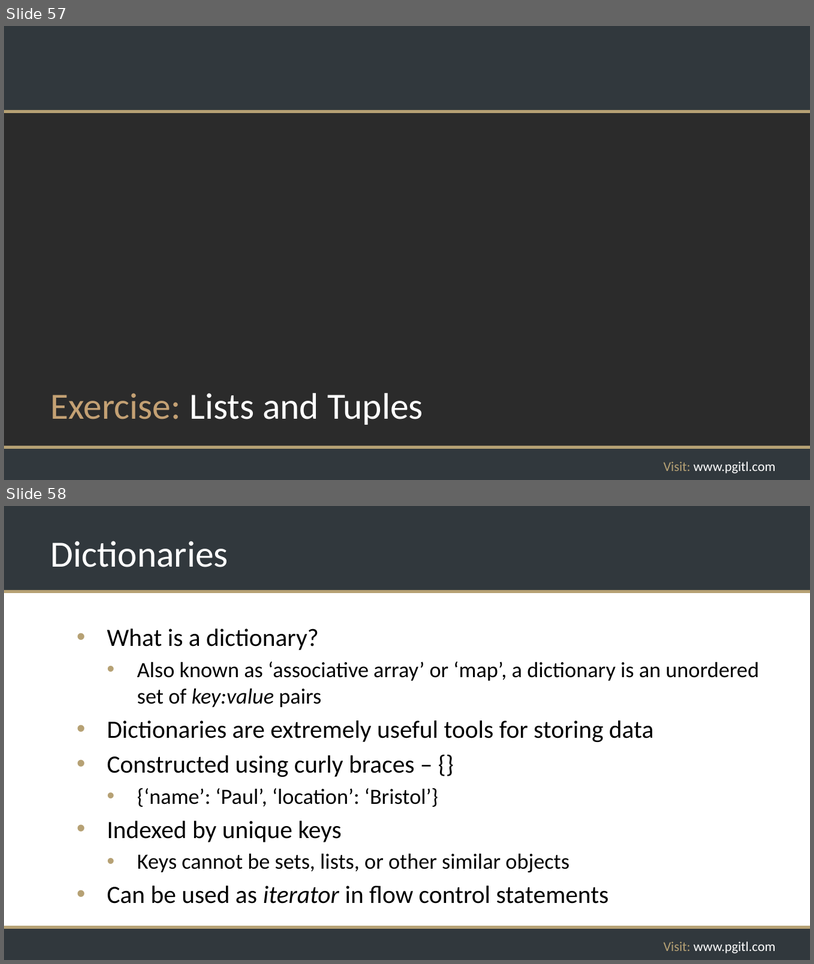
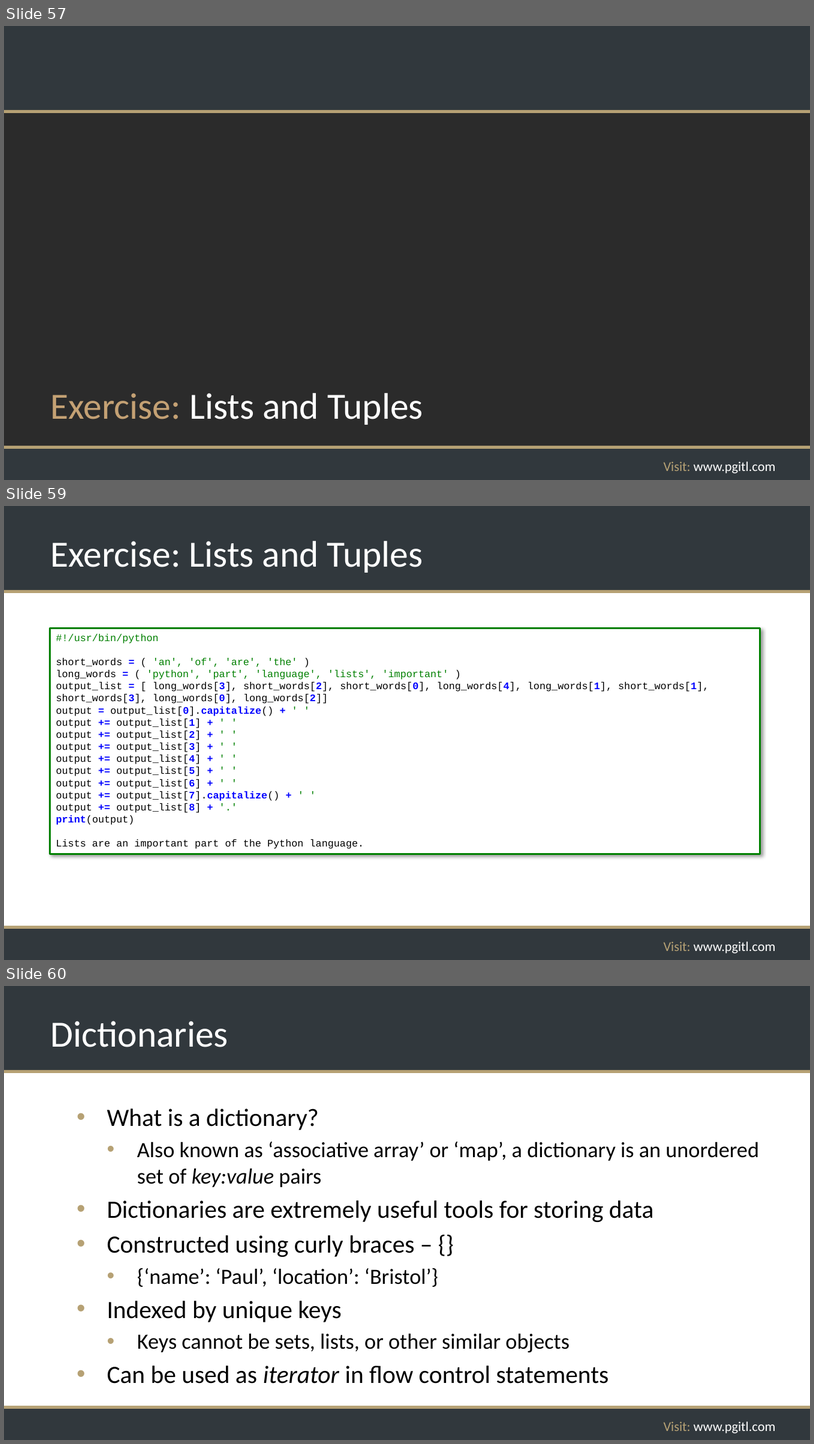
Before and after one commit to rikkouri/project-a, a slide deck: Programming Foundations.pptx. Shown one above the other, each under a label of ours: slides 57 and 58 before the commit, slides 57, 59 and 60 after it; the slides between them are not shown. The pictures are 814x964 and 814x1444 pixels, drawn with LibreOffice and Linux fonts; fonts in the diff are those of the drawing; background and template pictures are left out; a plain dark background stands for a picture behind light text. Boxes give left, top, right and bottom in pixels: in the first picture for what was removed or moved away, otherwise in the second. Text is boxed around its words. In the diff, an @@ line names an element or a change of style, - is before the commit and + after.

Commit message:
Lists and Tuples exercise

```diff
--- a/Programming Foundations.pptx
+++ b/Programming Foundations.pptx
@@ slide 59 added at bbox=[4, 506, 810, 960], background #FFFFFF; not listed: 5 template elements that a slide beside it also shows @@
@@ title added at bbox=[50, 541, 423, 573], 44 pt, text #FFFFFF @@
+Exercise: Lists and Tuples
@@ rectangle added at bbox=[50, 628, 761, 855], fill #FFFFFF, outline #008000 2.25 pt, 12 pt, text #000000 @@
+#!/usr/bin/python
+short_words = ( 'an', 'of', 'are', 'the' )
+long_words = ( 'python', 'part', 'language', 'lists', 'important' )
+output_list = [ long_words[3], short_words[2], short_words[0], long_words[4], long_words[1], short_words[1], short_words[3], long_words[0], long_words[2]]
+output = output_list[0].capitalize() + ' '
+output += output_list[1] + ' '
+output += output_list[2] + ' '
+output += output_list[3] + ' '
+output += output_list[4] + ' '
+output += output_list[5] + ' '
+output += output_list[6] + ' '
+output += output_list[7].capitalize() + ' '
+output += output_list[8] + '.'
+print(output)
+Lists are an important part of the Python language.
@@ what was slide 58 is now slide 60 @@
```
Also in this commit, not shown: 2 slides changed, 1 other slide added, 2 other files.
